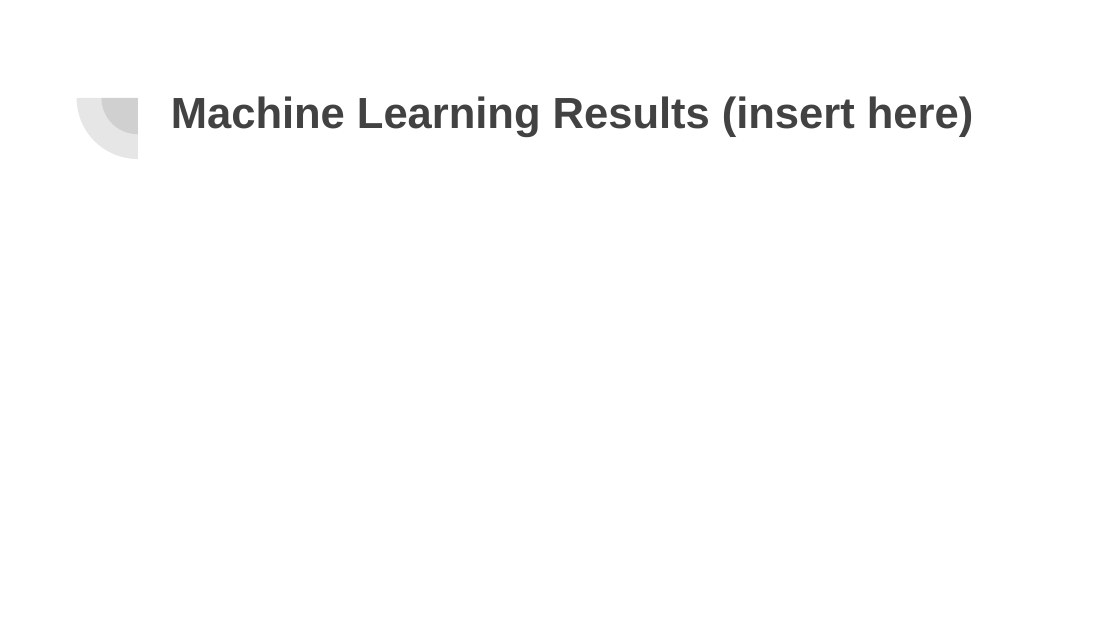
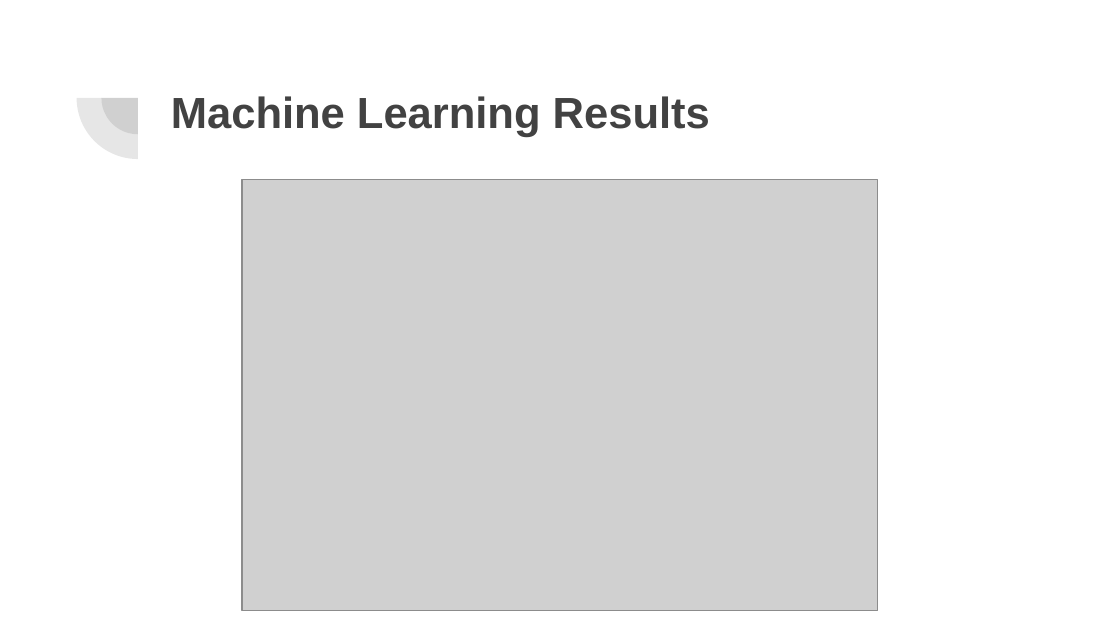
Before and after one commit to staceycatherine/Final_Project, a slide deck: slide 12 of Final Project Google Slides.pptx. Drawn at 1120x630 pixels with LibreOffice and Linux fonts; fonts in the diff are those of the drawing; grey boxes stand for pictures. Boxes give left, top, right and bottom in pixels: in the first picture for what was removed or moved away, otherwise in the second. Text is boxed around its words. In the diff, an @@ line names an element or a change of style, - is before the commit and + after.

```diff
--- a/Final Project Google Slides.pptx
+++ b/Final Project Google Slides.pptx
@@ title at <box>171,96,710,137</box>: text changed @@
-Machine Learning Results (insert here)
+Machine Learning Results
@@ picture added at <box>242,180,878,612</box> @@
```
Also in this commit, not shown: 1 other slide changed, 1 slide added, 2 slides removed.
